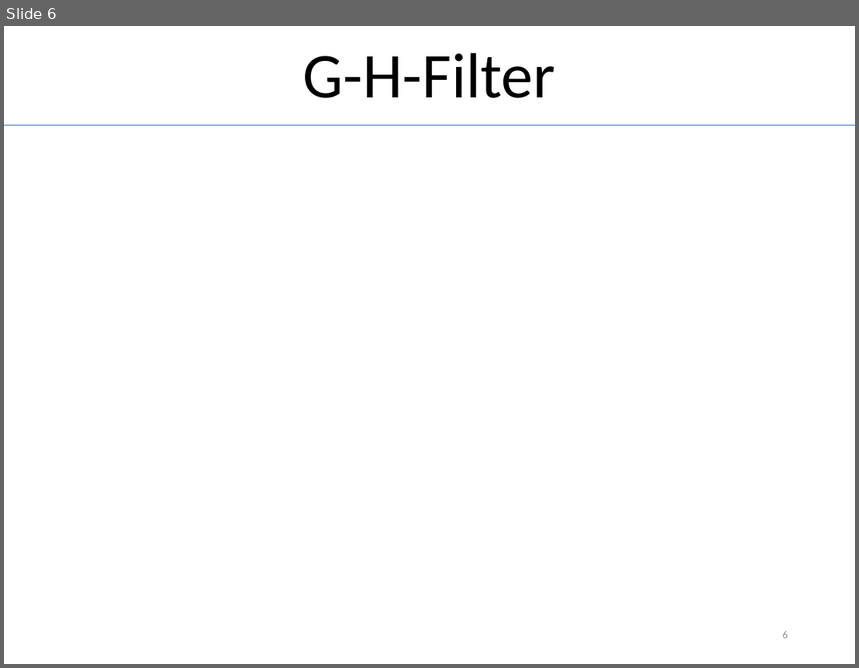
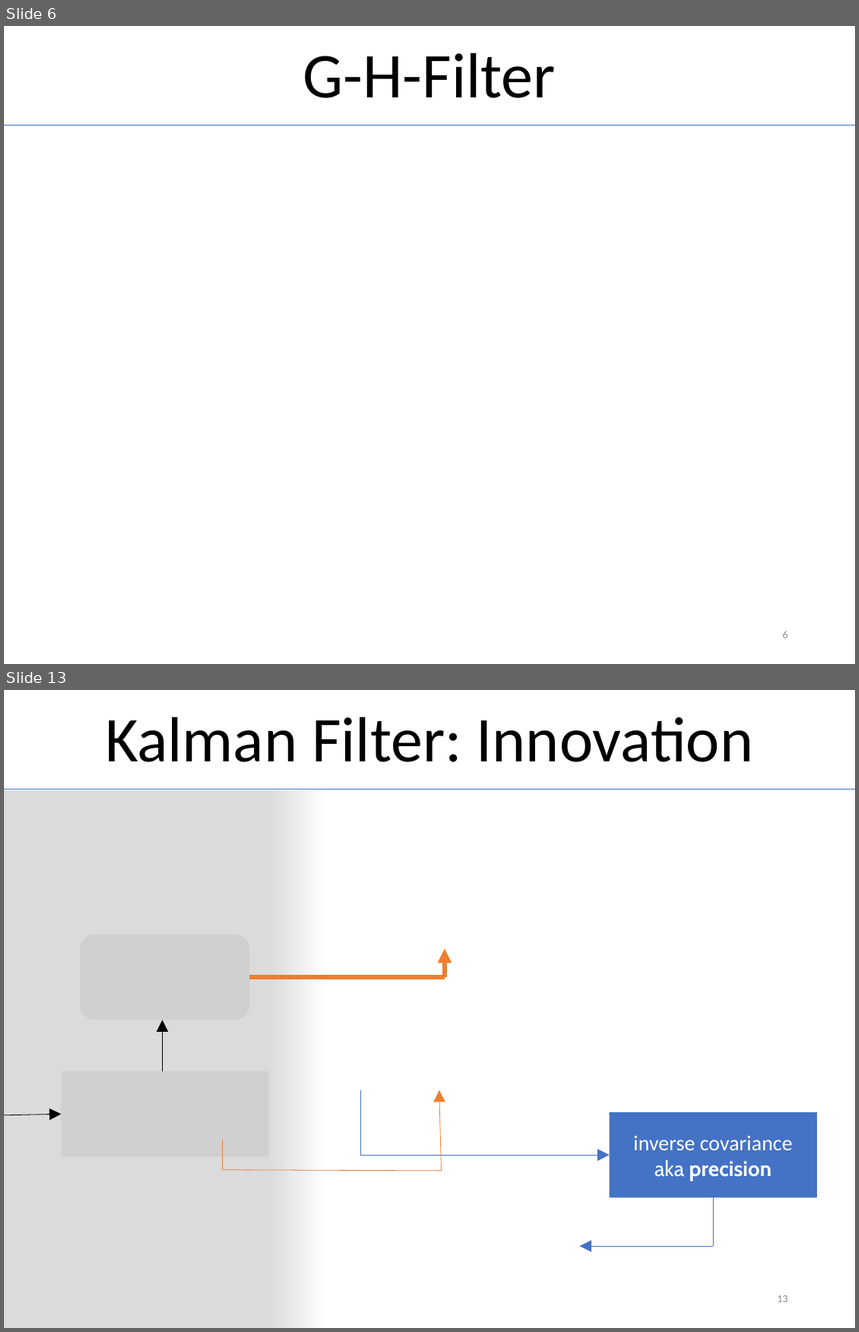
Before and after one commit to MichiHo/flocking, a slide deck: vortrag/ba_seminar_presentation.pptx. Shown one above the other, each under a label of ours: slide 6 before the commit, slides 6 and 13 after it; the slides between them are not shown. The pictures are 859x668 and 859x1332 pixels, drawn with LibreOffice and Linux fonts; fonts in the diff are those of the drawing; grey boxes stand for pictures. Boxes give left, top, right and bottom in pixels: in the first picture for what was removed or moved away, otherwise in the second. Text is boxed around its words. In the diff, an @@ line names an element or a change of style, - is before the commit and + after.

```diff
--- a/vortrag/ba_seminar_presentation.pptx
+++ b/vortrag/ba_seminar_presentation.pptx
@@ slide 13 added at <box>4,690,855,1328</box>, background #FFFFFF @@
@@ title added at <box>105,717,754,762</box>, 54 pt, text #000000 @@
+Kalman Filter: Innovation
@@ rectangle added at <box>4,790,855,1328</box>, fill gradient #DBDBDB to #FFFFFF @@
@@ line added from (4, 789) to (855, 789), #4472C4 0.5 pt @@
@@ picture added at <box>81,934,250,1019</box> @@
@@ arrow added from (445, 978) to (445, 948), #ED7D31 4 pt @@
@@ line added from (250, 978) to (445, 978), #ED7D31 4 pt @@
@@ arrow added from (162, 1072) to (162, 1021), #000000 0.5 pt @@
@@ picture added at <box>61,1072,268,1157</box> @@
@@ line added from (360, 1091) to (360, 1156), #4472C4 0.5 pt @@
@@ arrow added from (442, 1171) to (439, 1091), #ED7D31 0.5 pt @@
@@ arrow added from (4, 1116) to (61, 1114), #000000 0.5 pt @@
@@ rectangle added at <box>609,1113,817,1198</box>, fill #4472C4, 18 pt, text #FFFFFF @@
+inverse covariance
+aka precision
@@ line added from (223, 1140) to (223, 1170), #ED7D31 0.5 pt @@
@@ arrow added from (360, 1156) to (609, 1156), #4472C4 0.5 pt @@
@@ line added from (223, 1170) to (442, 1171), #ED7D31 0.5 pt @@
@@ line added from (713, 1198) to (713, 1246), #4472C4 0.5 pt @@
@@ arrow added from (713, 1246) to (579, 1246), #4472C4 0.5 pt @@
@@ page number added at <box>778,1296,788,1303</box>, 9 pt, text #8C8C8C @@
+13
```
Also in this commit, not shown: 6 slides changed, 5 other slides added, 11 other files.
